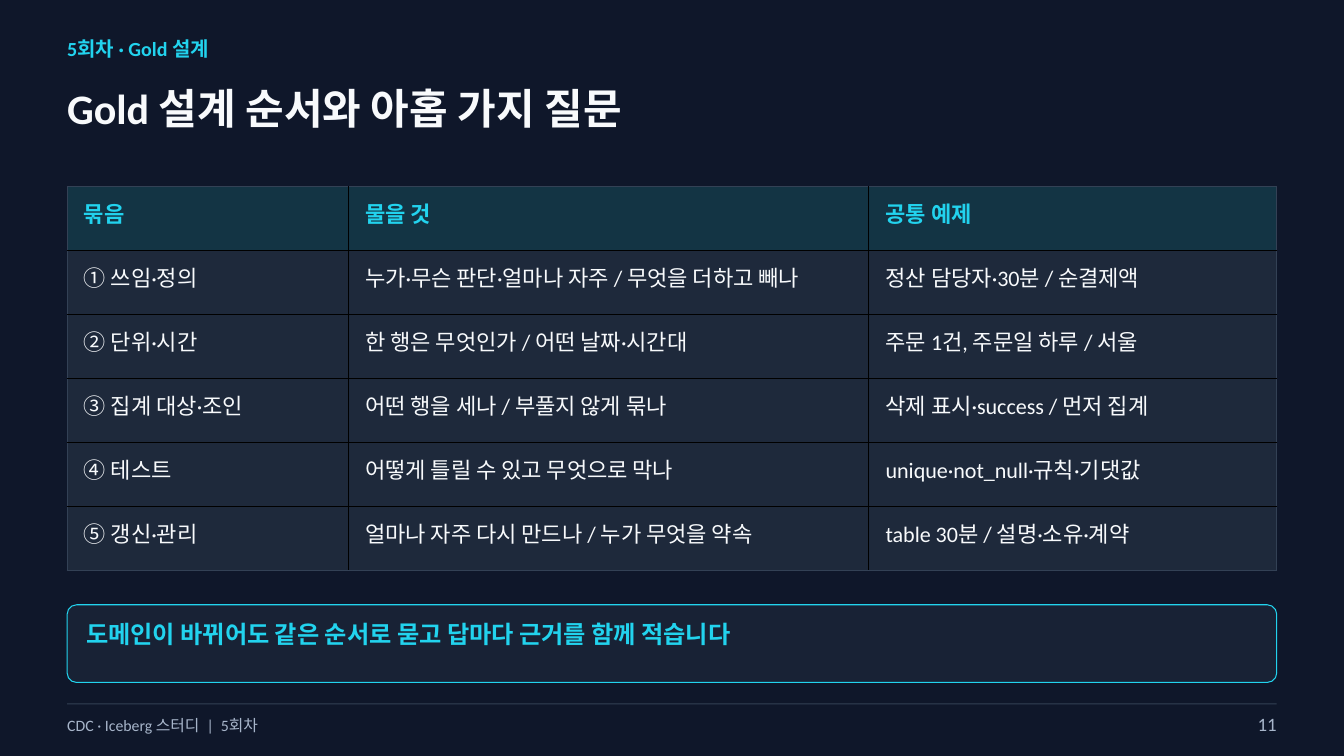
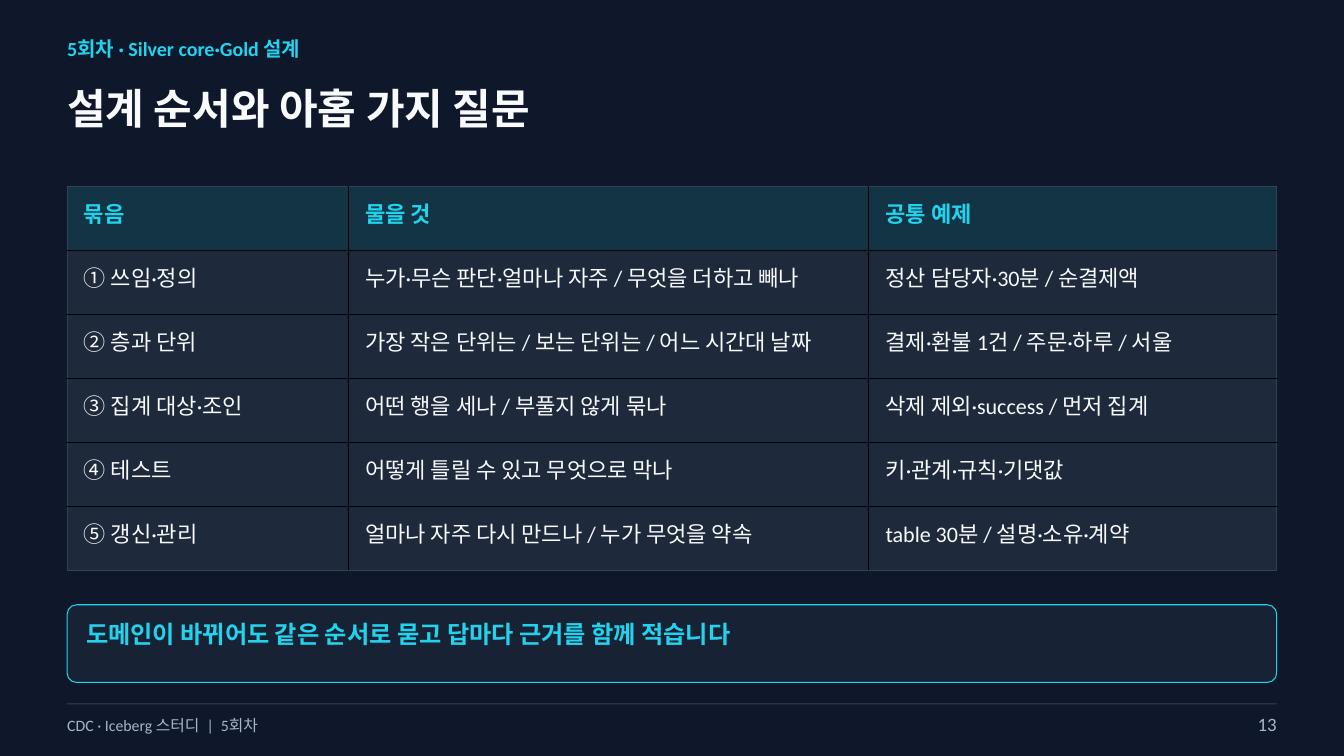
Before and after one commit to kim-dabin/cdc-lakehouse-study, a slide deck: slide 13 of labs/session05/slides/05-session05-student.pptx (slide 11 before the commit). Drawn at 1344x756 pixels with LibreOffice and Linux fonts; fonts in the diff are those of the drawing. Boxes give left, top, right and bottom in pixels: in the first picture for what was removed or moved away, otherwise in the second. Text is boxed around its words. In the diff, an @@ line names an element or a change of style, - is before the commit and + after.

```diff
--- a/labs/session05/slides/05-session05-student.pptx
+++ b/labs/session05/slides/05-session05-student.pptx
@@ text at box(67, 39, 301, 58): text changed @@
-5회차 · Gold 설계
+5회차 · Silver core·Gold 설계
@@ text at box(67, 88, 530, 128): text changed @@
-Gold 설계 순서와 아홉 가지 질문
+설계 순서와 아홉 가지 질문
@@ table at box(68, 187, 1277, 646) @@
-row 3: ② 단위·시간 | 한 행은 무엇인가 / 어떤 날짜·시간대 | 주문 1건, 주문일 하루 / 서울
+row 3: ② 층과 단위 | 가장 작은 단위는 / 보는 단위는 / 어느 시간대 날짜 | 결제·환불 1건 / 주문·하루 / 서울
-row 4, column 3: 삭제 표시·success / 먼저 집계
+row 4, column 3: 삭제 제외·success / 먼저 집계
-row 5, column 3: unique·not_null·규칙·기댓값
+row 5, column 3: 키·관계·규칙·기댓값
@@ text at box(1258, 719, 1277, 731): text changed @@
-11
+13
```
Also in this commit, not shown: 27 other slides changed, 3 slides added, 1 slide removed, 1 other file.
